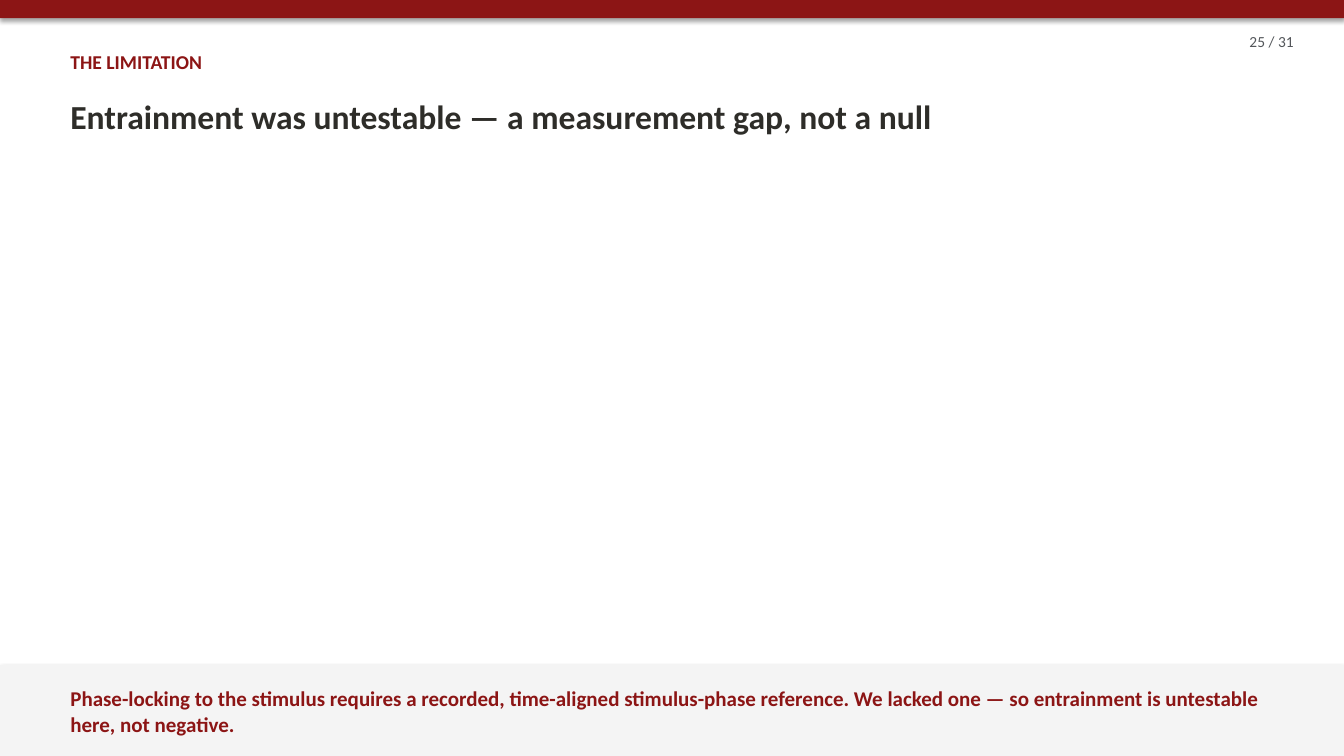
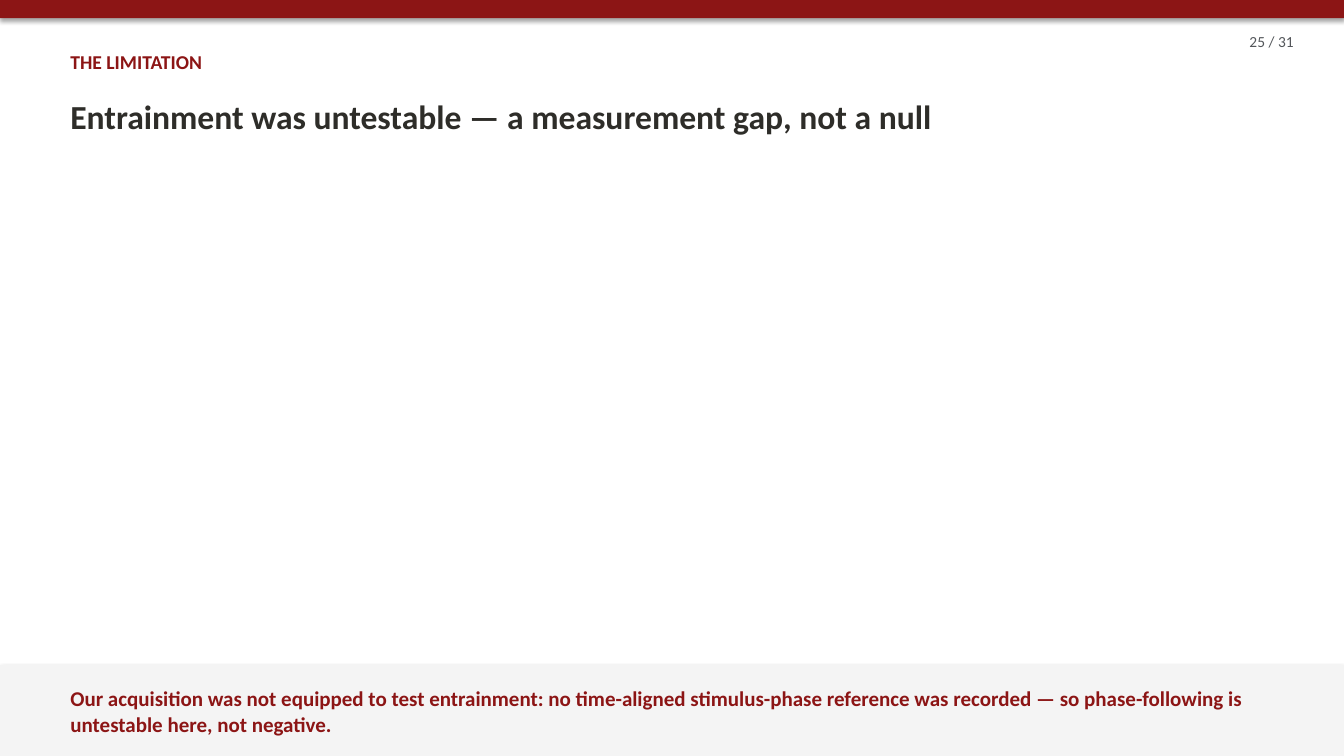
Before and after one commit to wehabit/hpaticmousebuzsakilab, a slide deck: slide 25 of presentation/haptic_brain_talk.pptx. Drawn at 1344x756 pixels with LibreOffice and Linux fonts; fonts in the diff are those of the drawing. Boxes give left, top, right and bottom in pixels: in the first picture for what was removed or moved away, otherwise in the second. Text is boxed around its words. In the diff, an @@ line names an element or a change of style, - is before the commit and + after.

```diff
--- a/presentation/haptic_brain_talk.pptx
+++ b/presentation/haptic_brain_talk.pptx
@@ text at [70, 691, 1241, 736]: text changed @@
-Phase-locking to the stimulus requires a recorded, time-aligned stimulus-phase reference. We lacked one — so entrainment is untestable here, not negative.
+Our acquisition was not equipped to test entrainment: no time-aligned stimulus-phase reference was recorded — so phase-following is untestable here, not negative.
```
Also in this commit, not shown: 4 other slides changed, 11 other files.
